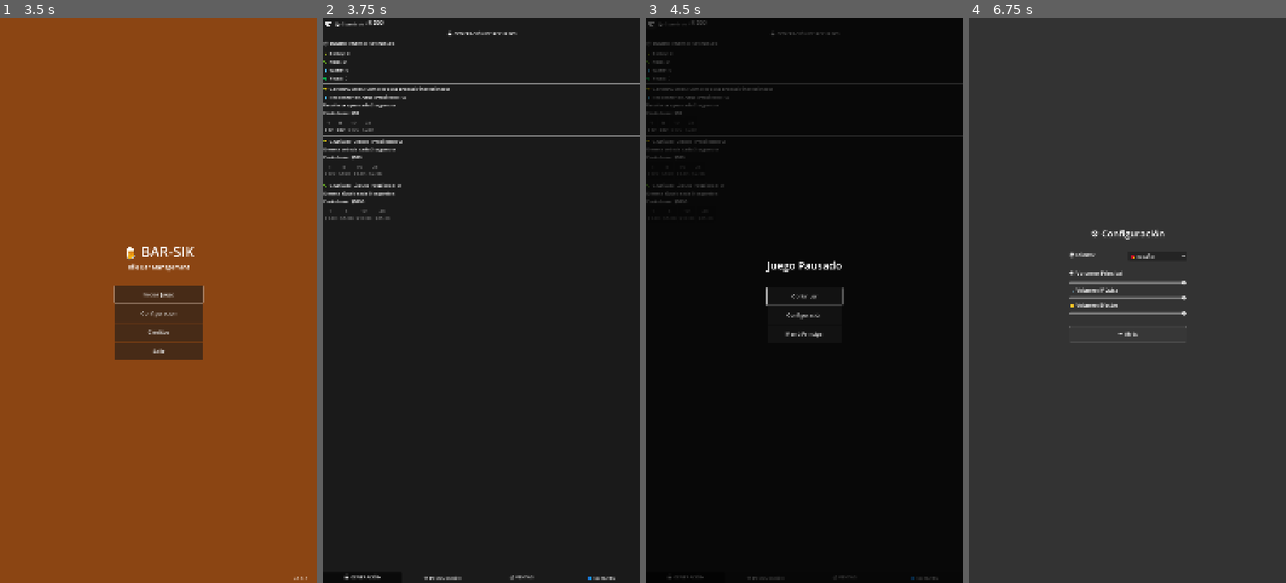
Above: before the commit, frames 1-4 (left to right).
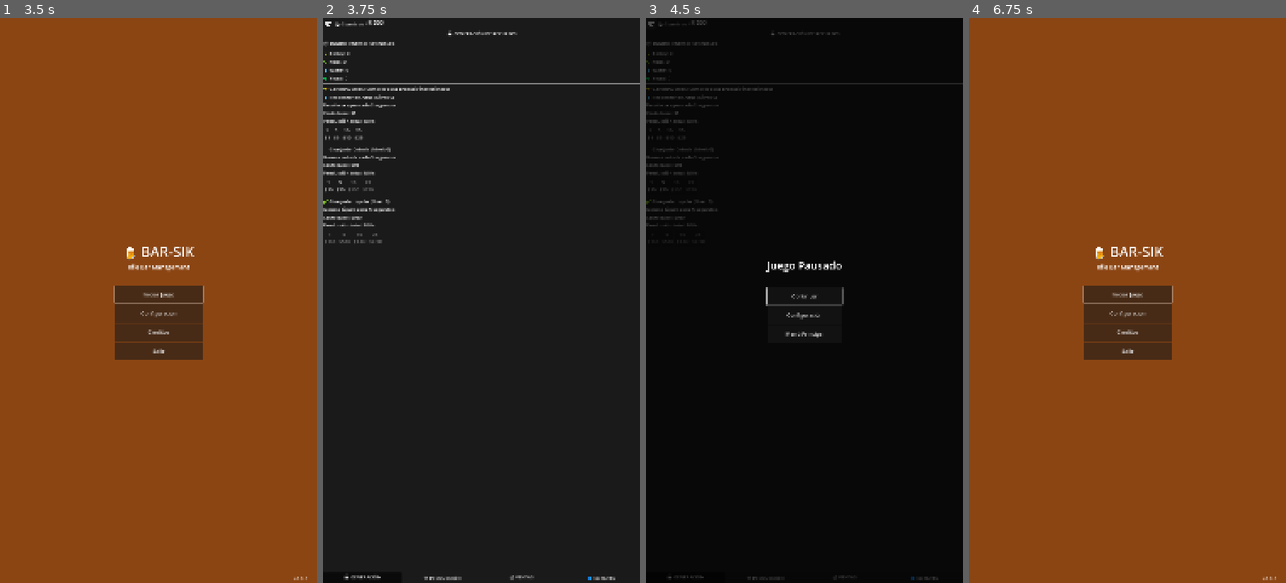
Above: after the commit, the same moments.

Repository: Kavalieri/bar-sik
Game: Godot game, scene res://scenes/SplashScreen.tscn
Same seed, same stepped clock (60 frames per second), same inputs: the game is played once before the commit and once after it.
Inputs (mouse positions are in pixels of both pictures, inside the frame that each line leads up to):
- Up to frame 1 (3.5 s): tap Enter at 0.5 s; move the mouse to (228, 272) at 0.52 s; click (228, 272) at 0.67 s; click "Configuración" at 1.25 s; click "🇪🇸 Español" at 2 s; click "⬅️ Atrás" at 2.75 s
- Up to frame 2 (3.75 s): click "Iniciar Juego" at 3.5 s
- Up to frame 3 (4.5 s): click "⏸️" at 4.25 s
- Up to frame 4 (6.75 s): click "Configuración" at 5 s; click (1156, 255) at 5.75 s, where only the run after the commit has a clickable "🇪🇸 Español"; click (1127, 334) at 6.5 s, where only the run after the commit has a clickable "⬅️ Atrás"

Frame 1 is identical in both runs. In frame 2, 1.7% of the frame differs, in the area x 0-100%, y 13-40%; in frame 3, 0.8%; in frame 4, 100%, in the area x 0-100%, y 0-100%.

Commit message:
🎮 4 MEJORAS CRÍTICAS: Tutorial + Precios + UI + Navegación
✅ 1. PauseMenu navegación corregida:
• Despausar antes de Router.goto_scene()
• Menú Principal + Configuración funcionan correctamente

💰 2. Precios rebalanceados (tutorial-friendly):
• Agua:  →  (50 monedas inicial permite compras)
• Cebada:  →  (progresión x10)
• Lúpulo:  →  (progresión x10)
• Estaciones: →, →

🎓 3. Sistema Tutorial implementado:
• first_generator_bought flag en GameData
• Detecta primera compra post-agua automáticamente
• Base para bloquear interacciones hasta tutorial

📊 4. UI Mejorada - Info detallada:
• Nivel actual mostrado (Propiedad → Nivel)
• Producción total calculada: owned × (1/production_rate)
• Display: 'Producción total: X.X/s' por generador

Diff:
--- a/project/scripts/GenerationPanel.gd
+++ b/project/scripts/GenerationPanel.gd
@@ -84,9 +84,11 @@
 		var info_label = interface_container.get_child(0) as Label
 		var owned = game_data["generators"].get(generator.id, 0)
 		var base_cost = generator.base_cost
+		var production_rate = generator.production_rate
+		var total_production_per_sec = owned * (1.0 / production_rate)
 
-		info_label.text = "%s (Propiedad: %d)\n%s\nCosto base: $%.0f" % [
-			generator.name, owned, generator.description, base_cost
+		info_label.text = "%s (Nivel: %d)\n%s\nCosto base: $%.0f\nProducción total: %.1f/s" % [
+			generator.name, owned, generator.description, base_cost, total_production_per_sec
 		]
 
 		# Actualizar botones de compra (segundo hijo es el HBoxContainer)
--- a/project/scripts/PauseMenu.gd
+++ b/project/scripts/PauseMenu.gd
@@ -40,11 +40,15 @@
 
 func _on_settings_pressed() -> void:
 	print("⚙️ Abriendo configuración desde pausa")
+	# Despausar antes de cambiar escena
+	get_tree().paused = false
 	Router.goto_scene("settings")
 
 
 func _on_main_menu_pressed() -> void:
 	print("🏠 Volviendo al menú principal")
+	# Despausar antes de cambiar escena
+	get_tree().paused = false
 	Router.goto_scene("main_menu")
 
 
--- a/project/scripts/core/GameData.gd
+++ b/project/scripts/core/GameData.gd
@@ -5,6 +5,10 @@
 
 ## Datos económicos
 @export var money: float = 50.0
+
+## Estado del tutorial
+@export var tutorial_completed: bool = false
+@export var first_generator_bought: bool = false
 
 ## Recursos disponibles
 @export var resources: Dictionary = {
--- a/project/scripts/core/GeneratorManager.gd
+++ b/project/scripts/core/GeneratorManager.gd
@@ -11,7 +11,7 @@
 	{
 		"id": "water_collector",
 		"name": "💧 Recolector de Agua",
-		"base_cost": 10.0,
+		"base_cost": 1.0,
 		"produces": "water",
 		"production_rate": 2.0,
 		"scale_factor": 1.10,
@@ -20,7 +20,7 @@
 	{
 		"id": "barley_farm",
 		"name": "🌾 Granja de Cebada",
-		"base_cost": 100.0,
+		"base_cost": 10.0,
 		"produces": "barley",
 		"production_rate": 1.0,
 		"scale_factor": 1.10,
@@ -29,7 +29,7 @@
 	{
 		"id": "hops_farm",
 		"name": "🌿 Granja de Lúpulo",
-		"base_cost": 1000.0,
+		"base_cost": 100.0,
 		"produces": "hops",
 		"production_rate": 1.0,
 		"scale_factor": 1.10,
@@ -90,6 +90,11 @@
 	game_data.money -= total_cost
 	game_data.generators[generator_id] = owned + quantity
 
+	# Detectar primera compra post-agua para tutorial
+	if not game_data.first_generator_bought and generator_id != "water_collector":
+		game_data.first_generator_bought = true
+		print("🎓 Tutorial: Primera compra post-agua completada!")
+
 	generator_purchased.emit(generator_id, quantity)
 	return true
 
--- a/project/scripts/core/ProductionManager.gd
+++ b/project/scripts/core/ProductionManager.gd
@@ -12,7 +12,7 @@
 	{
 		"id": "brewery",
 		"name": "🍺 Cervecería",
-		"base_cost": 500.0,
+		"base_cost": 50.0,
 		"recipe": {"barley": 2, "hops": 1, "water": 3},
 		"produces": "basic_beer",
 		"production_time": 10.0,
@@ -26,7 +26,7 @@
 	{
 		"id": "bar_station",
 		"name": "🍹 Estación de Bar",
-		"base_cost": 2500.0,
+		"base_cost": 250.0,
 		"recipe": {"basic_beer": 2, "water": 1},
 		"produces": "premium_beer",
 		"production_time": 15.0,
